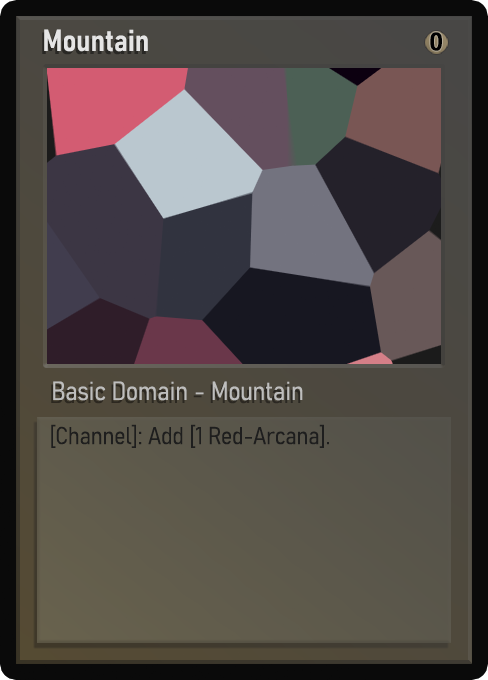
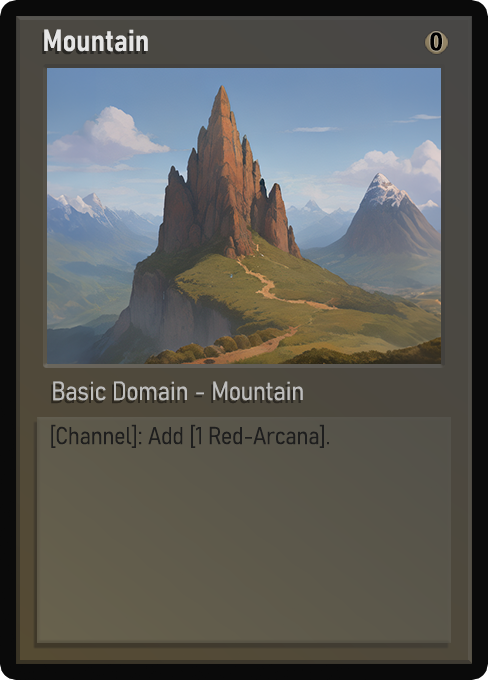
Layer changes from the first 488 x 680 image to the second:
painted on "Name" over [64, 35, 126, 52]
painted on "Class" over [53, 381, 303, 401]
painted on "Desc_norm" over [58, 428, 319, 445]
painted on "Artwork" over [47, 68, 441, 364]
